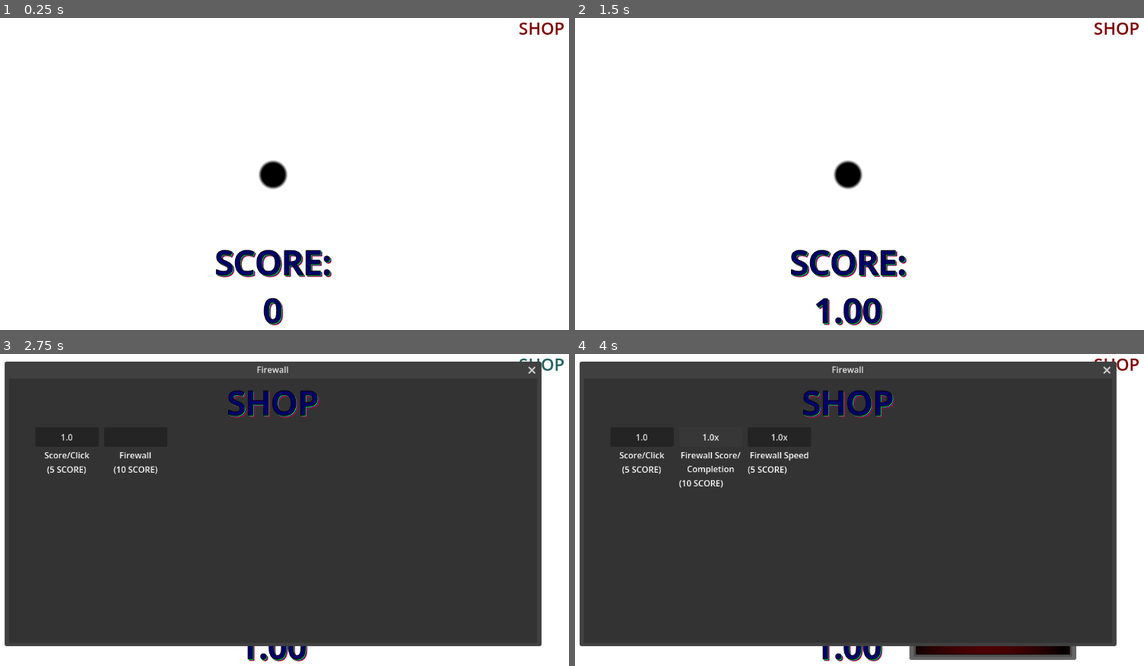
Above: before the commit, frames 1-4 (two rows, left to right).
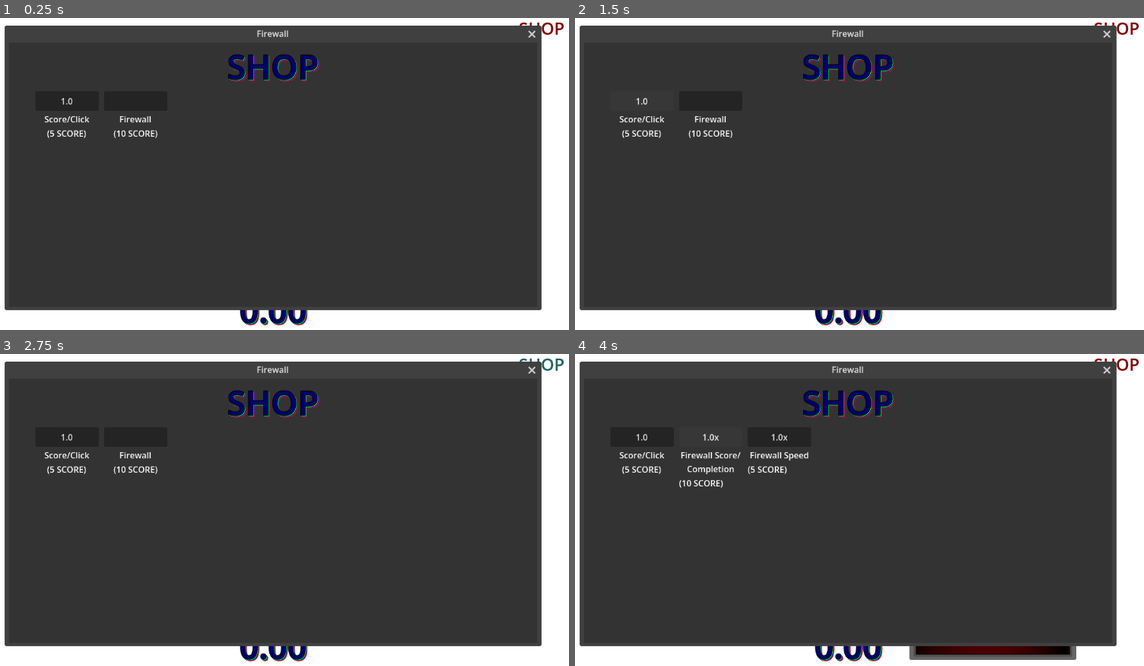
Above: after the commit, the same moments.

Repository: FreeformWave544/MiniWaves
Game: Godot game, scene res://games/Main.tscn
The game is run twice, just before and just after one commit, with the same random seed, the same clock (stepped at 60 frames per second) and the same inputs.
Inputs (mouse positions are in pixels of both pictures, inside the frame that each line leads up to):
- Up to frame 1 (0.25 s): no input
- Up to frame 2 (1.5 s): click (848, 174) at 0.5 s; click (643, 102) at 1.25 s, where only the run after the commit has a clickable "1.0"
- Up to frame 3 (2.75 s): click "SHOP" at 2 s
- Up to frame 4 (4 s): click (711, 438) at 2.75 s; click "1.0x" at 3.5 s

The runs differ from the first frame. In frame 1, 86% of the frame differs, in the area x 0-96%, y 2-99%; in frame 2, 86%; in frame 3, 0.1%; in frame 4, 0.1%.

Commit message:
Cleared up Debug & Improved Shop

Diff:
--- a/games/Main.tscn
+++ b/games/Main.tscn
@@ -164,8 +164,8 @@
 title = "Firewall"
 initial_position = 1
 size = Vector2i(1000, 500)
-visible = false
-unresizable = true
+min_size = Vector2i(300, 200)
+keep_title_visible = true
 script = ExtResource("3_c4ggm")
 
 [node name="ColorRect" type="ColorRect" parent="ShopWindow" unique_id=1973717834]
--- a/games/main.gd
+++ b/games/main.gd
@@ -3,15 +3,12 @@
 var score := 0.0
 @onready var oldTime = Time.get_ticks_msec()
 func _on_clicker_pressed() -> void:
-	if (Time.get_ticks_msec() - oldTime) < 80: print("X") ; return
-	print("Y")
+	if (Time.get_ticks_msec() - oldTime) < 80: return
 	oldTime = Time.get_ticks_msec()
 	update()
 	score += Upgrades.upgrades["Click"]
 	update()
 
-func update() -> void:
-	$Score.text = "SCORE:\n%.2f" % score
+func update() -> void: $Score.text = "SCORE:\n%.2f" % score
 
-func _on_shop_pressed() -> void:
-	$ShopWindow.show()
+func _on_shop_pressed() -> void: $ShopWindow.show()
